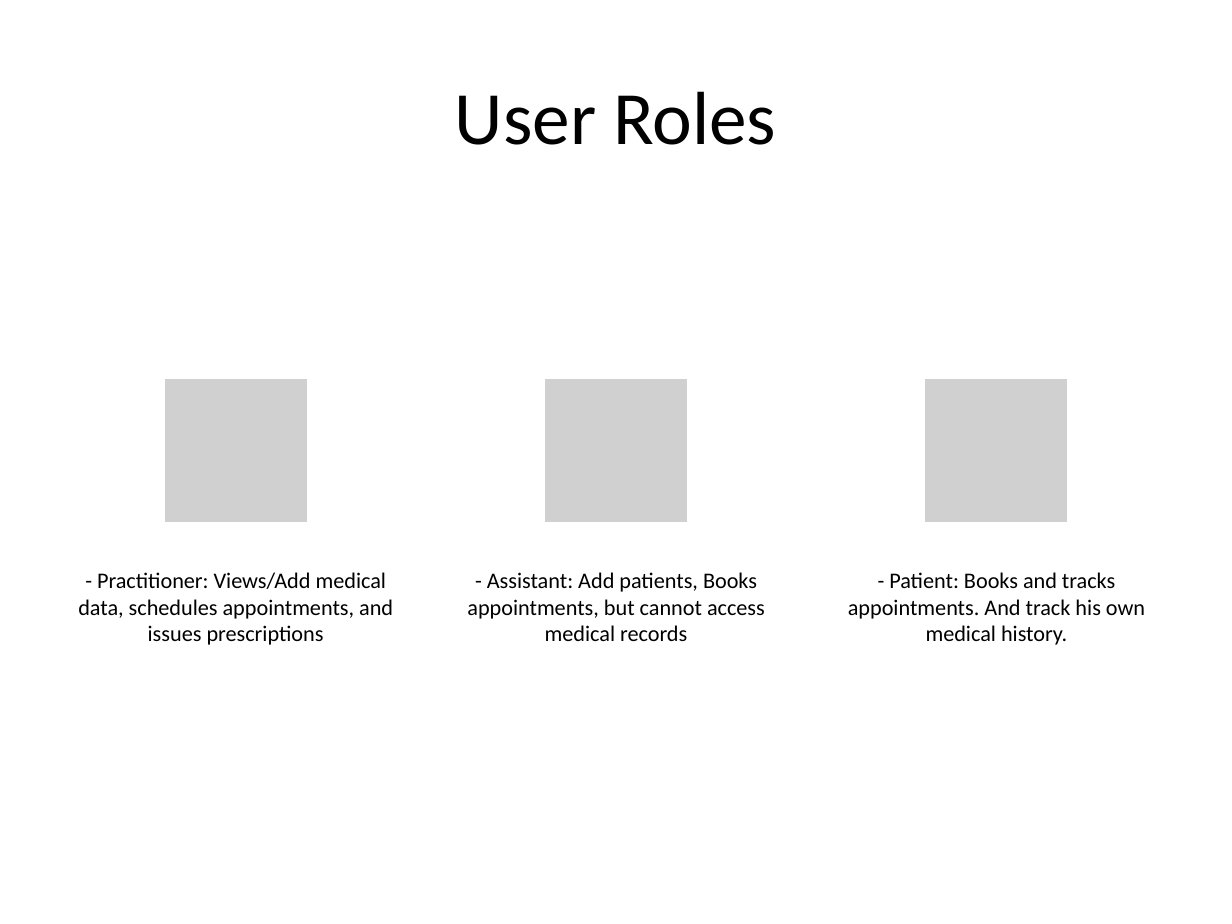
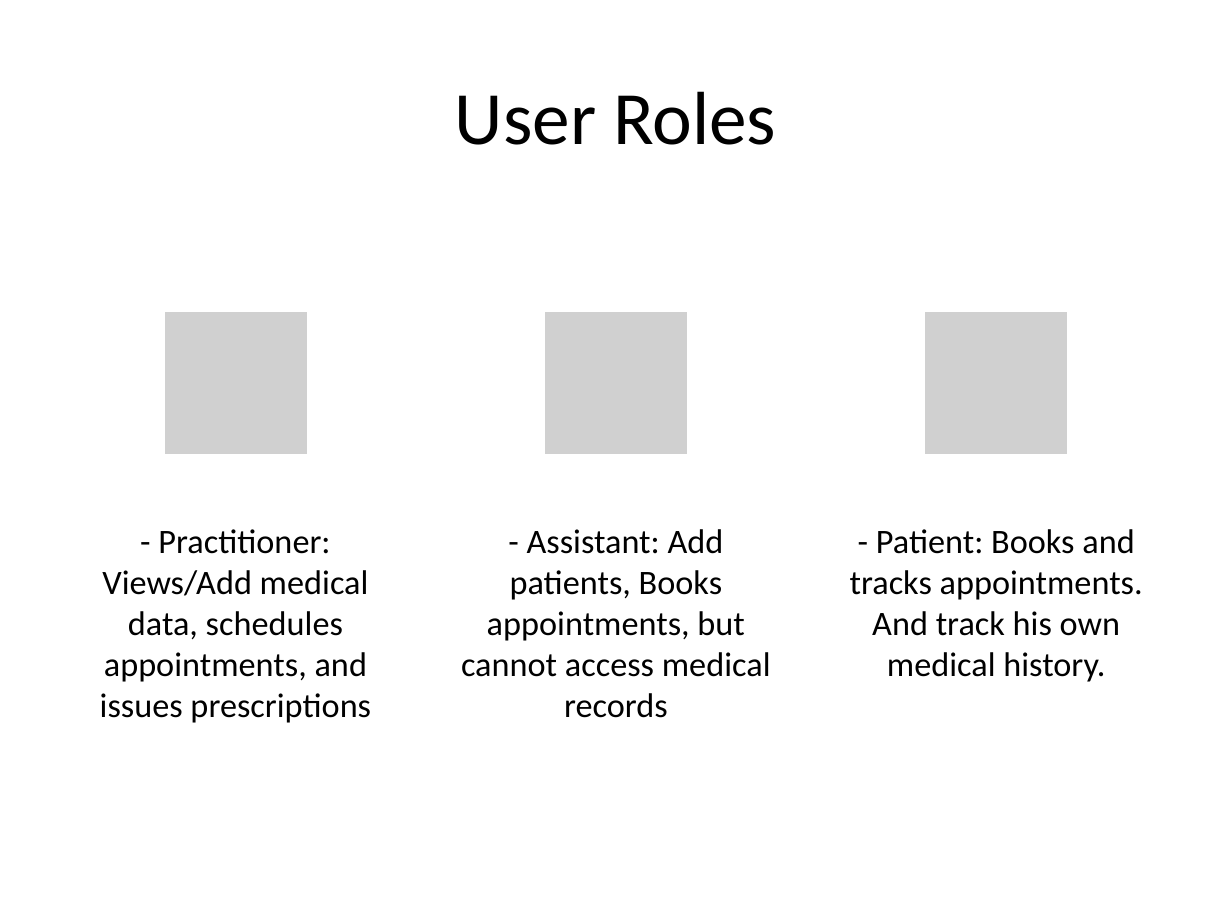
Before and after one commit to Zughayyar/MediTrack_MERN_Project, a slide deck: slide 7 of MediTracker.pptx (slide 5 before the commit). Drawn at 1232x924 pixels with LibreOffice and Linux fonts; fonts in the diff are those of the drawing; grey boxes stand for pictures. Boxes give left, top, right and bottom in pixels: in the first picture for what was removed or moved away, otherwise in the second. Text is boxed around its words. In the diff, an @@ line names an element or a change of style, - is before the commit and + after.

```diff
--- a/MediTracker.pptx
+++ b/MediTracker.pptx
@@ picture added at bbox=[163, 310, 308, 456] @@
@@ picture: place and size @@
-picture at bbox=[543, 378, 689, 524]
+picture at bbox=[543, 310, 689, 456]
@@ picture: place and size @@
-picture at bbox=[924, 378, 1069, 524]
+picture at bbox=[924, 310, 1069, 456]
@@ picture removed at bbox=[163, 378, 308, 524] @@
@@ text "- Practitioner: Views/Add medical data, ...": place and size @@
-text "- Practitioner: Views/Add medical data, ..." at bbox=[78, 572, 393, 645]
+text "- Practitioner: Views/Add medical data, ..." at bbox=[100, 529, 371, 723]
@@ text "- Assistant: Add patients, Books ...": place and size @@
-text "- Assistant: Add patients, Books ..." at bbox=[467, 572, 765, 641]
+text "- Assistant: Add patients, Books ..." at bbox=[461, 529, 771, 718]
@@ size 13 to 20 pt; more space between paragraphs in 3 elements at bbox=[100, 529, 371, 723], bbox=[461, 529, 771, 718], bbox=[850, 529, 1143, 682] @@
@@ text "- Patient: Books and tracks ...": place and size @@
-text "- Patient: Books and tracks ..." at bbox=[848, 572, 1145, 645]
+text "- Patient: Books and tracks ..." at bbox=[850, 529, 1143, 682]
```
Also in this commit, not shown: 3 other slides changed, 7 slides added, 4 slides removed, 5 other files.
